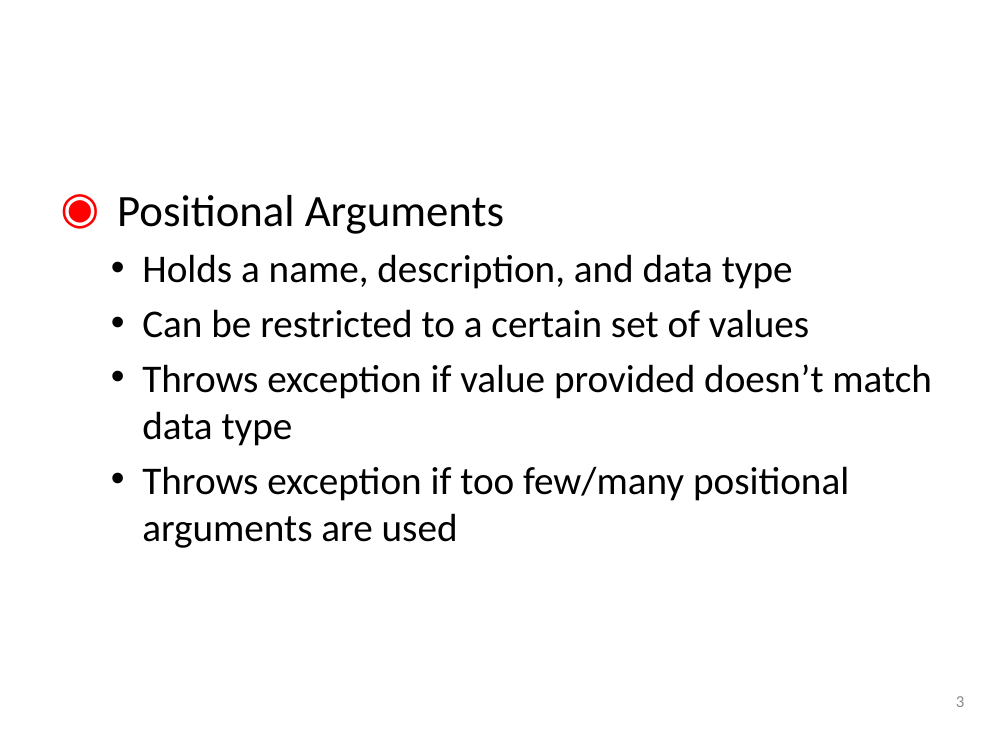
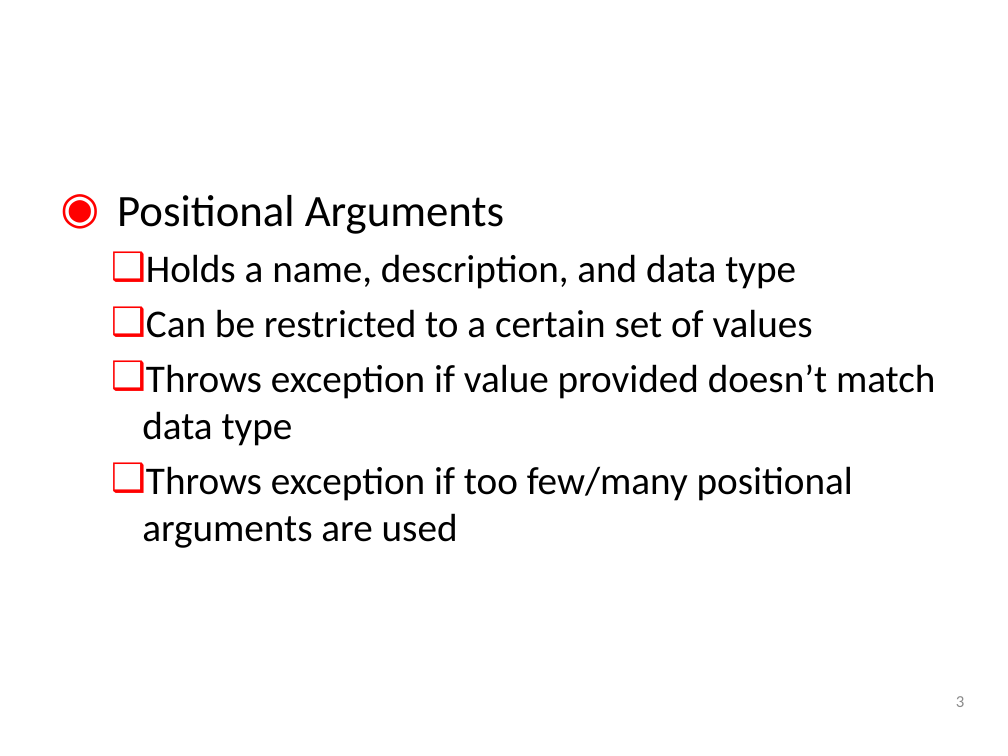
Before and after one commit to SpacemanRiff/spring-semester-project, a slide deck: slide 3 of resources/PowerPoints/Product Release.pptx. Drawn at 1008x756 pixels with LibreOffice and Linux fonts; fonts in the diff are those of the drawing; background and template pictures are left out. Boxes give left, top, right and bottom in pixels: in the first picture for what was removed or moved away, otherwise in the second. Text is boxed around its words. In the diff, an @@ line names an element or a change of style, - is before the commit and + after.

```diff
--- a/resources/PowerPoints/Product Release.pptx
+++ b/resources/PowerPoints/Product Release.pptx
@@ text at (142,254,935,548): bullet • to ❑ @@
```
Also in this commit, not shown: 2 other slides changed, 8 slides added, 2 slides removed, 1 other file.
